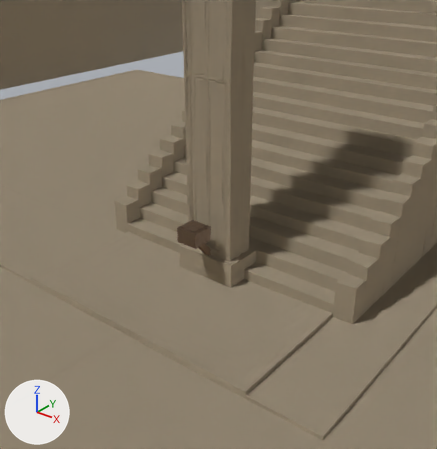
One commit to the Blender file blender_assets/scenes/M6_temple.blend: the scene before it, then after it.
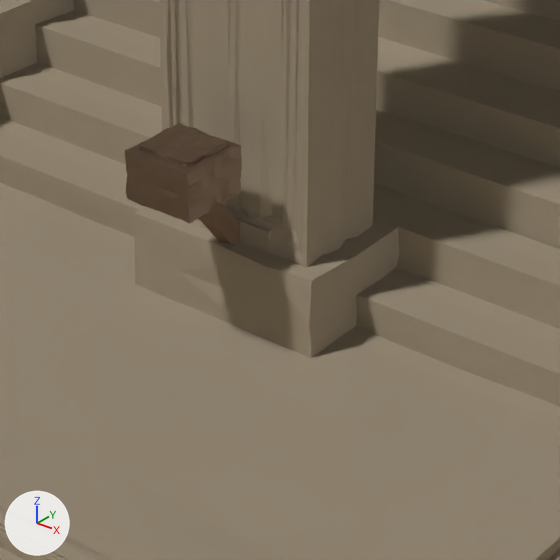
Each version is shown from a 50 mm camera at (5.1, -6.368, 4.743) aimed at (0.073, -0.083, 0.846), then close up on the part from 32% to 69% of the width and 41% to 77% of the height. The axes (+X, +Y, +Z) are drawn at lower left. The lights are the same throughout. The first two pictures are the older version.

The first close-up shows 'SM_FloorInlay', 'SM_GrandStair', 'SM_Pilaster', 'SM_Torch' and 2 more.
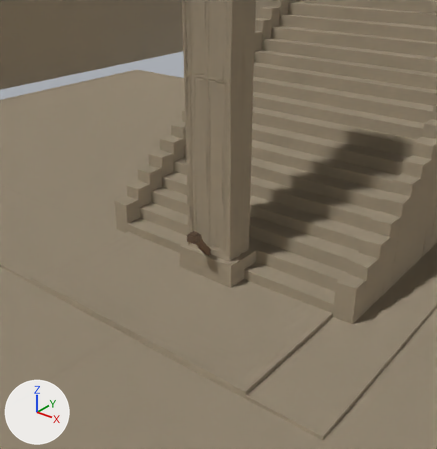
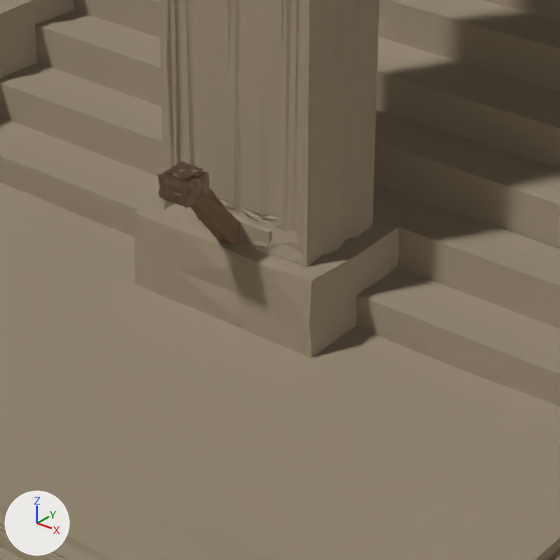
Boxes (x1, y1, x2, y2) around the edits, measured in the close-ups (560 x 560 px; the box of a moved part takes in the faces that stretch with it):
'SM_Torch', reshaped: before (125, 123, 272, 253); after (158, 161, 272, 253)
part 1 of me_sm_torch, moved or reshaped (not visible afterwards): before (125, 123, 242, 224)

Diff of the bpy script that builds the scene:
```diff
--- a/blender_assets/scenes/M6_temple.blend.py
+++ b/blender_assets/scenes/M6_temple.blend.py
@@ me_sm_torch @@
 # used by ob_sm_torch; location = (0.0, 0.0, 0.0)
-me_sm_torch.from_pydata(...)  # 744 vertices, 1472 faces; spans x -0.205..0.205, y -0.726..0.004, z -0.003..0.986
+me_sm_torch.from_pydata(...)  # 744 vertices, 1472 faces; spans x -0.205..0.205, y -0.631..0.004, z -0.003..0.866
+# me_sm_torch part 1: 374 of 744 vertices moved; they spanned x -0.176..0.175, y -0.726..-0.375, z 0.735..0.986 and now span x -0.081..0.08, y -0.631..-0.47, z 0.735..0.866; mean shift (0.001, 0.003, -0.087); largest move (0.166, -0.72, 0.957) -> (0.071, -0.625, 0.837)
 me_sm_torch.materials.append(mat_m_stone)
```
